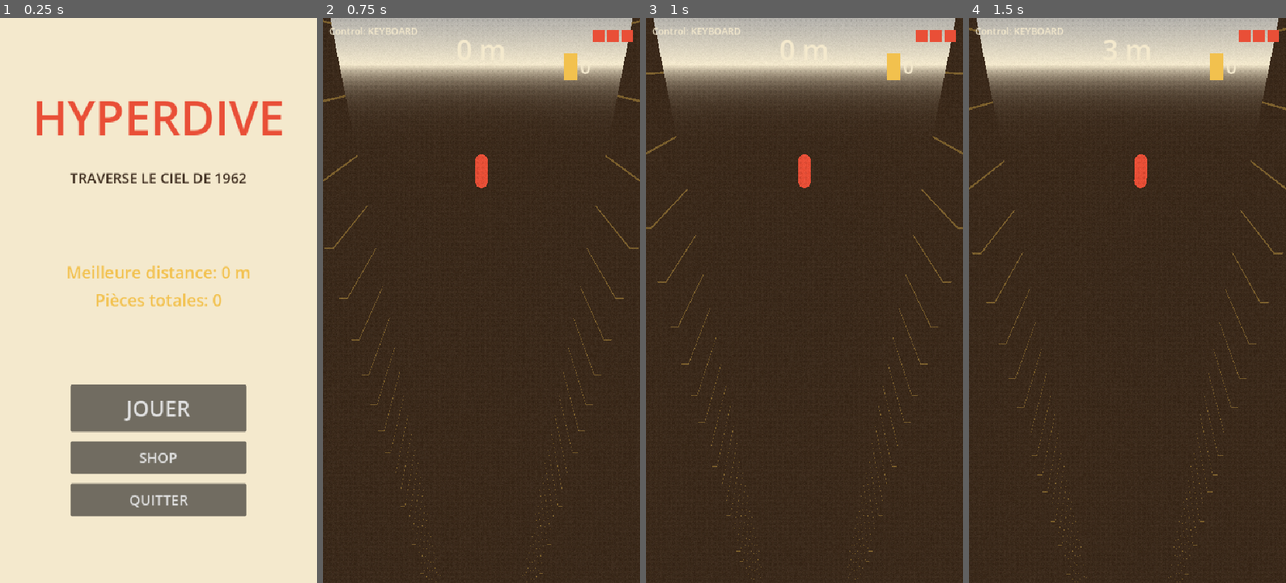
Above: before the commit, frames 1-4 (left to right).
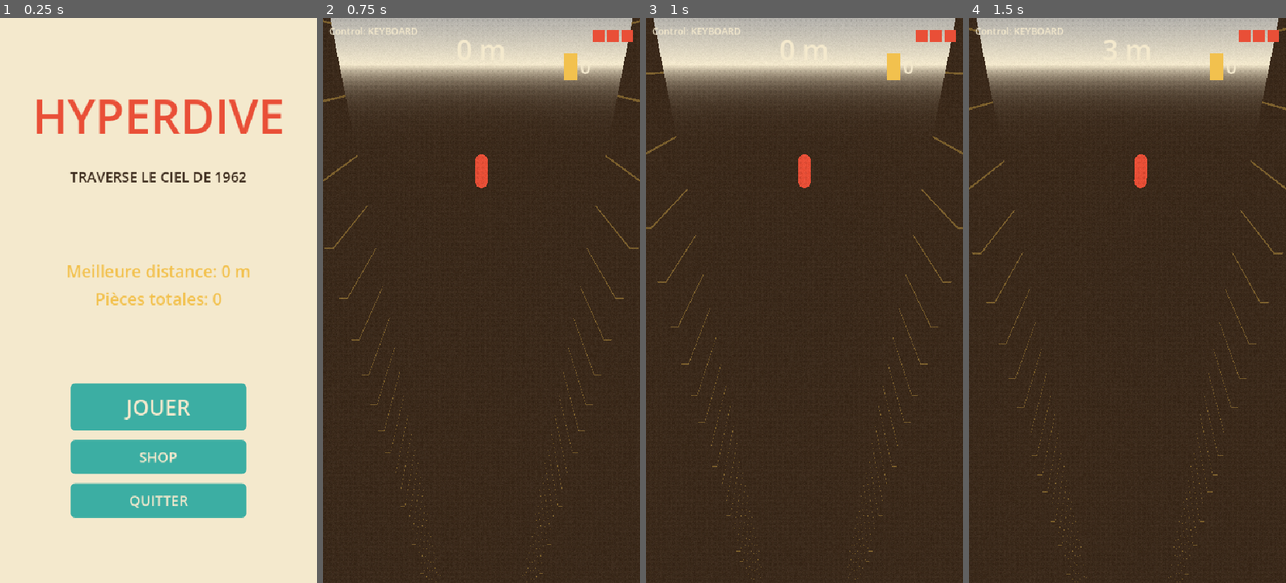
Above: after the commit, the same moments.

Repository: quvntvn/Hyperdive
Game: Godot game, scene res://scenes/ui/main_menu.tscn
The game is run twice, just before and just after one commit, with the same random seed, the same clock (stepped at 60 frames per second) and the same inputs.
Inputs (mouse positions are in pixels of both pictures, inside the frame that each line leads up to):
- Up to frame 1 (0.25 s): no input
- Up to frame 2 (0.75 s): click "JOUER" at 0.5 s
- Up to frame 3 (1 s): no input
- Up to frame 4 (1.5 s): tap Enter at 1.25 s; move the mouse to (1197, 272) at 1.27 s; hold D (move_right) from 1.28 s (still down); tap 1 at 1.35 s; click (1197, 272) at 1.42 s

The runs differ from the first frame. In frame 1, 14% of the frame differs, in the area x 11-90%, y 14-89%; in frame 2, nothing differs; in frame 3, nothing differs; in frame 4, nothing differs.

Commit message:
feat(ui): boutons menu stylés turquoise Mid-Century avec états hover/pressed
Co-Authored-By: Claude Sonnet 4.6 <noreply@anthropic.com>

Diff:
--- a/hyperdive/scripts/ui/main_menu.gd
+++ b/hyperdive/scripts/ui/main_menu.gd
@@ -12,6 +12,10 @@
 	Audio.stop_whoosh()
 	Audio.unduck_music()
 	Audio.play_music()
+
+	_style_button(%JouerButton)
+	_style_button(%ShopButton)
+	_style_button(%QuitterButton)
 
 func update_stats() -> void:
 	%BestLabel.text = "Meilleure distance: " + str(Settings.best_distance) + " m"
@@ -30,3 +34,28 @@
 func _on_quitter_pressed() -> void:
 	Audio.play_ui_click()
 	get_tree().quit()
+
+func _style_button(btn: Button) -> void:
+	var normal := StyleBoxFlat.new()
+	normal.bg_color = Color(0.235, 0.682, 0.639)
+	normal.set_corner_radius_all(8)
+	normal.content_margin_left = 16
+	normal.content_margin_right = 16
+	normal.content_margin_top = 12
+	normal.content_margin_bottom = 12
+	btn.add_theme_stylebox_override("normal", normal)
+	var hover := normal.duplicate() as StyleBoxFlat
+	hover.bg_color = Color(0.32, 0.78, 0.73)
+	btn.add_theme_stylebox_override("hover", hover)
+	var pressed := normal.duplicate() as StyleBoxFlat
+	pressed.bg_color = Color(0.18, 0.55, 0.51)
+	btn.add_theme_stylebox_override("pressed", pressed)
+	btn.add_theme_stylebox_override("focus", normal.duplicate())
+	btn.add_theme_color_override("font_color", Color(0.957, 0.914, 0.804))
+	btn.add_theme_color_override("font_hover_color", Color(1, 1, 1))
+	btn.add_theme_color_override("font_pressed_color", Color(0.85, 0.82, 0.72))
+
+func _animate_title() -> void:
+	var tween := create_tween().set_loops()
+	tween.tween_property(%TitleLabel, "modulate", Color(1.15, 1.15, 1.15, 1.0), 1.8).set_trans(Tween.TRANS_SINE)
+	tween.tween_property(%TitleLabel, "modulate", Color(1.0, 1.0, 1.0, 1.0), 1.8).set_trans(Tween.TRANS_SINE)
